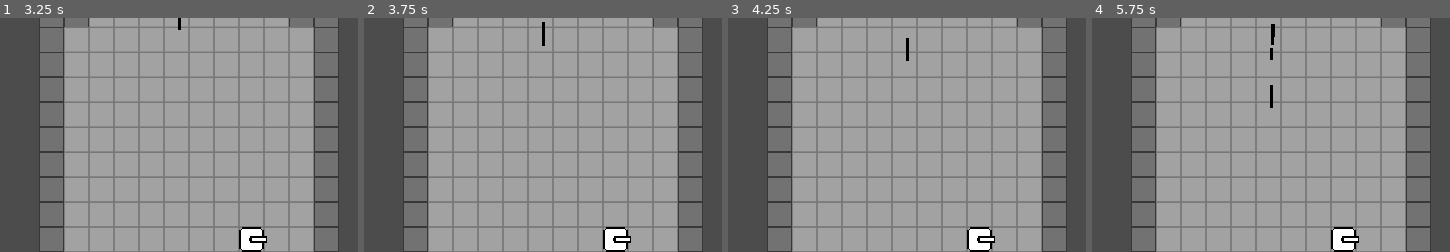
Above: before the commit, frames 1-4 (left to right).
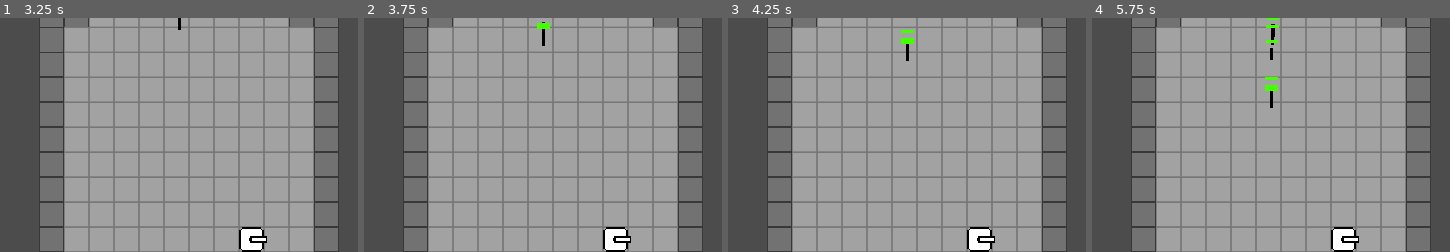
Above: after the commit, the same moments.

Repository: kennethbchen/Polyomino-Tower-Defense
Game: Godot game, scene res://Game.tscn
The game is run twice, just before and just after one commit, with the same random seed, the same clock (stepped at 60 frames per second) and the same inputs. The engine's default icon, where the game draws it, is replaced by a stand-in: a white triangle on a blue panel in a dark square.
Inputs (mouse positions are % of the whole screen's width and height, from its top left):
- Up to frame 1 (3.25 s): tap Enter at 0.5, 2 s; move the mouse to (50, 70) at 0.52 s; hold D 0.53-2.03 s; click (50, 70) at 0.67 s; tap Space at 0.77, 1.25, 1.52, 3.02 s; move the mouse to (89, 65) at 1.27 s; move the mouse to (22, 35) at 2.02 s; hold A from 2.03 s (still down); move the mouse to (61, 50) at 2.77 s; click (61, 50) at 2.92 s
- Up to frame 2 (3.75 s): tap Space at 3.5 s; move the mouse to (39, 25) at 3.52 s; release A at 3.53 s; hold S from 3.53 s (still down)
- Up to frame 3 (4.25 s): keep holding S; tap Space at 3.77 s
- Up to frame 4 (5.75 s): move the mouse to (80, 45) at 4.27 s; release S at 4.28 s; hold D from 4.28 s (still down); tap Space at 4.52 s; move the mouse to (33, 55) at 5.02 s; click (33, 55) at 5.17 s
The pictures show only the part of the screen within x 29-79%, y 0-50%; the shares and areas given below are measured in that part.

Frame 1 is identical in both runs. In frame 2, less than 0.1% of the frame differs, in the area x 48-52%, y 2-5%; in frame 3, 0.1%; in frame 4, 0.3%, in the area x 48-53%, y 0-32%.

Commit message:
Implemented health bar above enemy

Diff:
--- a/Scenes/Enemy.tscn
+++ b/Scenes/Enemy.tscn
@@ -1,7 +1,8 @@
-[gd_scene load_steps=4 format=2]
+[gd_scene load_steps=5 format=2]
 
 [ext_resource path="res://Sprites/Enemy.png" type="Texture" id=1]
 [ext_resource path="res://Scripts/Enemy.gd" type="Script" id=2]
+[ext_resource path="res://Scenes/HealthBar.tscn" type="PackedScene" id=3]
 
 [sub_resource type="CircleShape2D" id=1]
 radius = 8.0
@@ -26,4 +27,8 @@
 neighbor_dist = 5.0
 max_neighbors = 5
 
+[node name="HealthBar" parent="." instance=ExtResource( 3 )]
+position = Vector2( 0, -16 )
+
+[connection signal="health_changed" from="." to="HealthBar" method="_on_health_changed"]
 [connection signal="velocity_computed" from="NavigationAgent2D" to="." method="_on_velocity_computed"]
--- /dev/null
+++ b/Scenes/HealthBar.tscn
@@ -0,0 +1,19 @@
+[gd_scene load_steps=3 format=2]
+
+[ext_resource path="res://Scripts/HealthBar.gd" type="Script" id=1]
+[ext_resource path="res://Sprites/HealthBarWhite.png" type="Texture" id=2]
+
+[node name="HealthBar" type="Node2D"]
+z_index = 1
+script = ExtResource( 1 )
+
+[node name="TextureProgress" type="TextureProgress" parent="."]
+margin_left = -8.0
+margin_top = -2.0
+max_value = 10.0
+value = 10.0
+allow_greater = true
+allow_lesser = true
+texture_under = ExtResource( 2 )
+texture_progress = ExtResource( 2 )
+tint_progress = Color( 0.266667, 1, 0, 1 )
--- a/Scripts/Enemy.gd
+++ b/Scripts/Enemy.gd
@@ -9,7 +9,7 @@
 
 var destination: Vector2
 
-
+signal health_changed(current_health, max_health)
 signal on_enemy_destroyed()
 
 func _ready():
@@ -36,10 +36,15 @@
 	nav_agent.set_velocity(global_position.direction_to(nav_agent.get_next_location()) * speed)
 
 func take_damage(damage):
+
+	if damage <= 0: return
+
 	health = max(0, health - damage)
 
 	if health <= 0:
 		destroy()
+
+	emit_signal("health_changed", health, max_health)
 
 func destroy():
 	emit_signal("on_enemy_destroyed")
--- /dev/null
+++ b/Scripts/HealthBar.gd
@@ -0,0 +1,7 @@
+extends Node2D
+
+onready var bar = $TextureProgress
+
+func _on_health_changed(current_health, max_health):
+	bar.max_value = max_health
+	bar.value = current_health
Binary file added: Sprites/HealthBarWhite.png
Not shown, added: Sprites/HealthBarWhite.png.import
